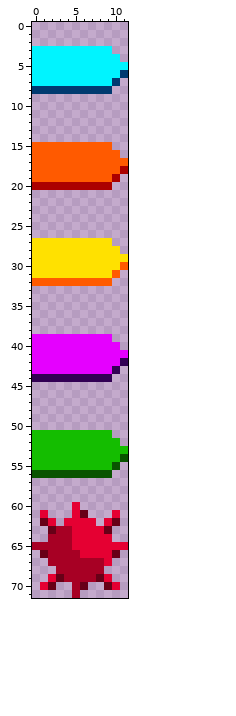
A sprite sheet gets an edit: games/salvage/res/projectiles.png. Above is the file before it was changed.
The file is 12x72 pixels.
And afterwards:
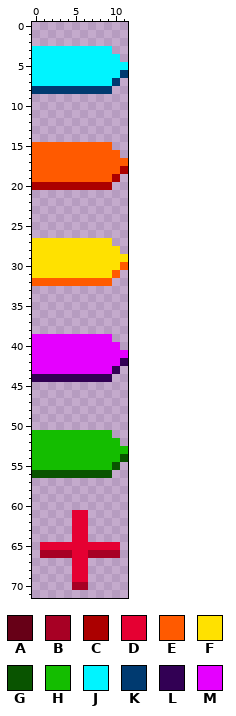
Palette (. is transparent): A #670017  B #a70024  C #ab0000  D #e50032  E #ff5a00  F #ffe100  G #095400  H #14bd00  J #00f4ff  K #003a70  L #320054  M #e500ff
The exact change:
Colour A gives way to colour B in row 66 at x 1 and 10; in row 70 at x 6.
Colour D gives way to colour B in row 66 at x 7 to 9.
Colour A gives way to colour D in row 61 at x 6.
Colour B gives way to colour D in row 65 at x 1 to 4; in row 66 at x 5; in rows 67 to 69 at x 5 to 6.
The author cleared colour A in row 62 at x 1 and 10; in row 63 at x 2 and 9; in row 69 at x 3 and 8; in row 70 at x 2 and 9.
The author cleared colour B in row 63 at x 3 to 4; in row 64 at x 2 to 4; in row 65 at x 0; in row 67 at x 2 to 4 and 7 to 8; in row 68 at x 3 to 4 and 7 to 8; in row 69 at x 4 and 7.
The author cleared colour B in row 71 at x 5.
The author cleared colour D in row 60 at x 5; in row 61 at x 1 and 10; in row 62 at x 2, 4, 7 and 9; in row 63 at x 7 to 8; in row 64 at x 7 to 9; in row 65 at x 11.
The author cleared colour D in row 67 at x 9; in row 69 at x 2 and 9; in row 70 at x 1 and 10.
Pixel boxes of the changes (left, top, right, bottom) in both pictures:
changed: (32, 502, 128, 598)
